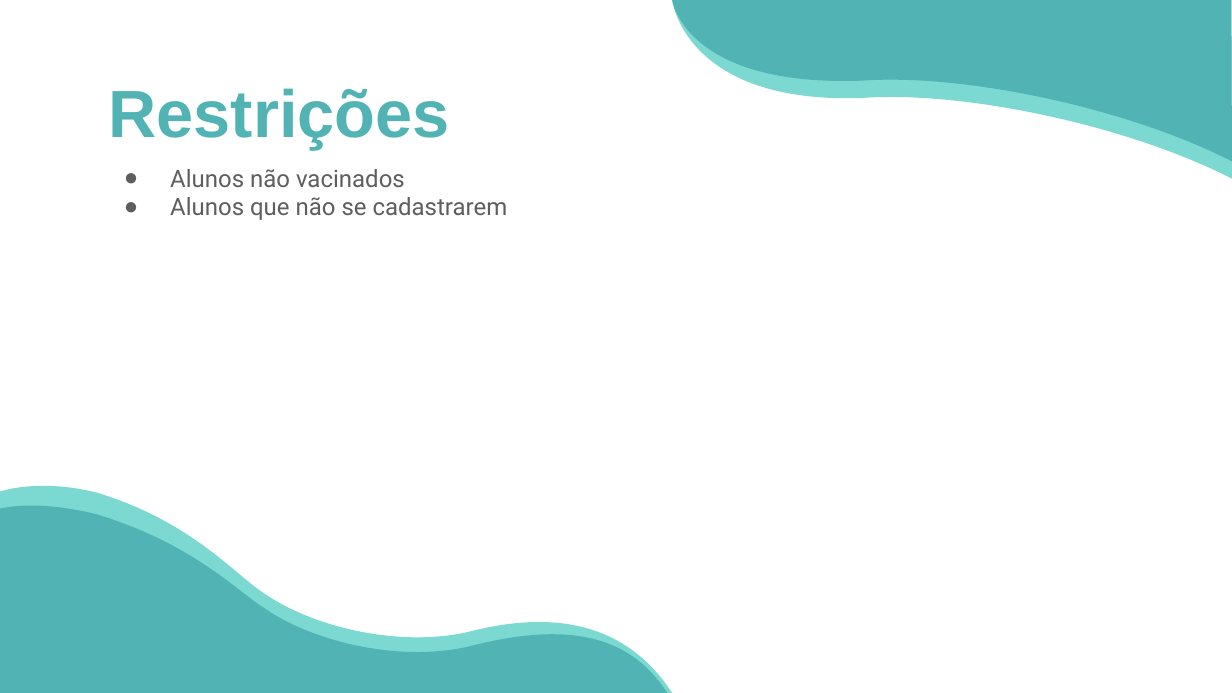
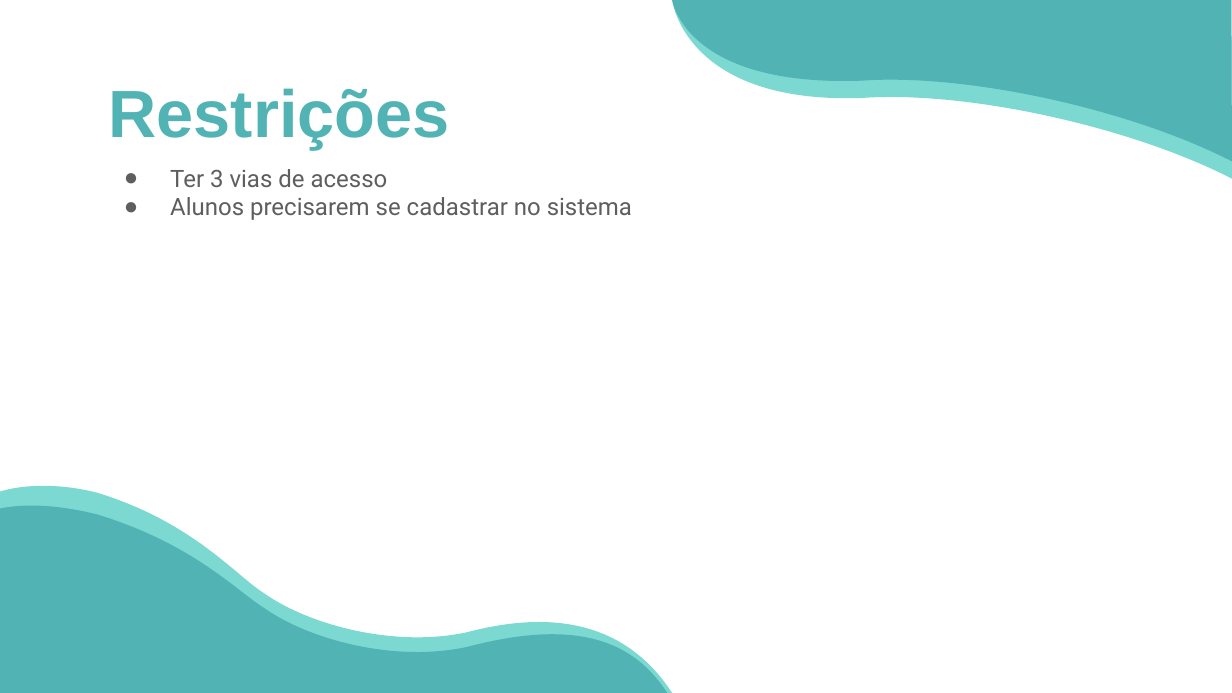
Before and after one commit to JulioCTavares/gestao-de-acesso, a slide deck: slide 5 of SGE/Kickoff/Vaccination Thesis Defense by Slidesgo.pptx. Drawn at 1232x693 pixels with LibreOffice and Linux fonts; fonts in the diff are those of the drawing. Boxes give left, top, right and bottom in pixels: in the first picture for what was removed or moved away, otherwise in the second. Text is boxed around its words. In the diff, an @@ line names an element or a change of style, - is before the commit and + after.

```diff
--- a/SGE/Kickoff/Vaccination Thesis Defense by Slidesgo.pptx
+++ b/SGE/Kickoff/Vaccination Thesis Defense by Slidesgo.pptx
@@ subtitle at (170,169,632,220): text changed @@
-● Alunos não vacinados
-● Alunos que não se cadastrarem
+● Ter 3 vias de acesso
+● Alunos precisarem se cadastrar no sistema
```
Also in this commit, not shown: 5 other slides changed.
